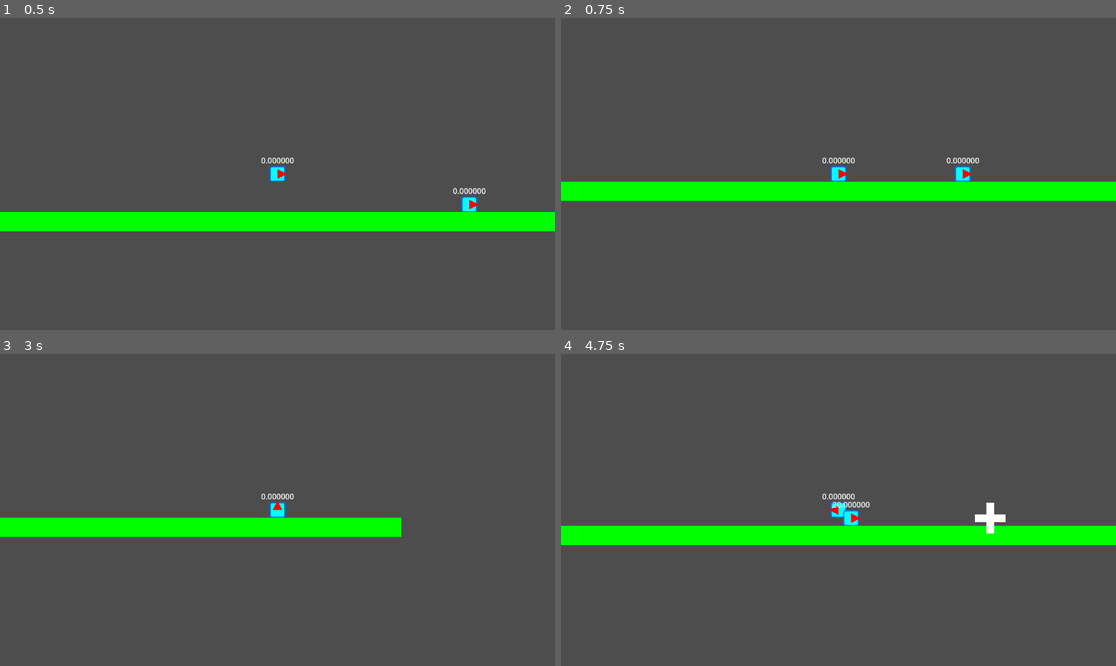
Above: before the commit, frames 1-4 (two rows, left to right).
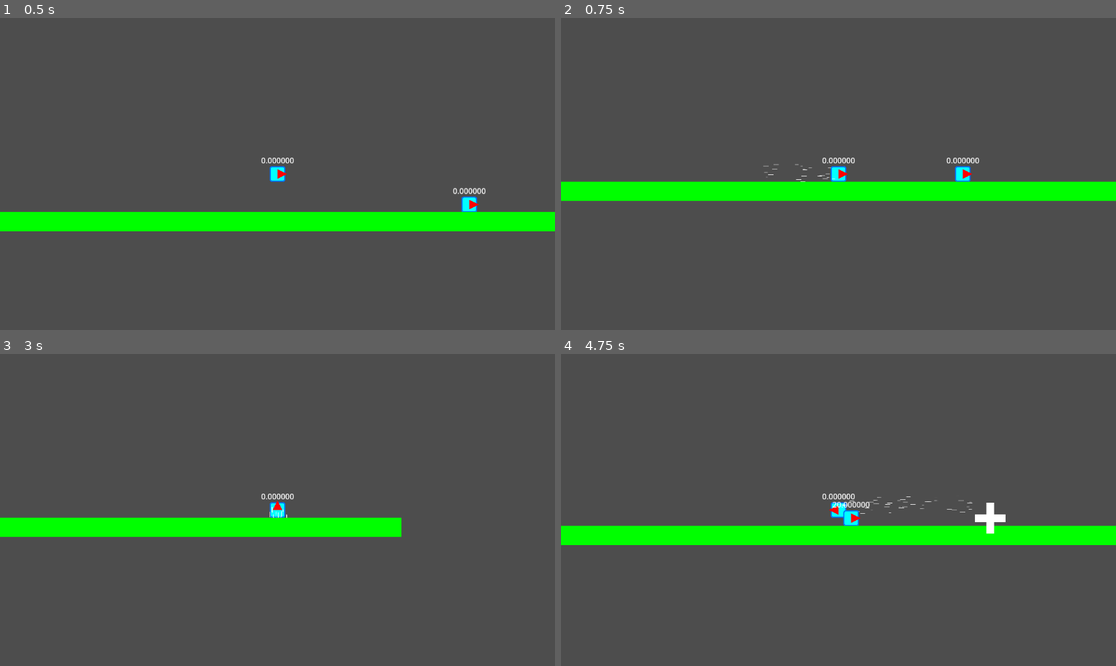
Above: after the commit, the same moments.

Repository: clemetayer/PlatformFighterThing
Game: Godot game, scene res://Scenes/Levels/sandbox.tscn
Two runs of this game, one before a commit and one after it. Both use one fixed random seed, a clock stepped at 60 frames per second and the inputs below. The project has no main scene, so this scene is started directly.
Inputs (mouse positions are in pixels of both pictures, inside the frame that each line leads up to):
- Up to frame 1 (0.5 s): no input
- Up to frame 2 (0.75 s): move the mouse to (960, 158) at 0.52 s; hold D (right) from 0.53 s (still down); tap Shift (movement_bonus) at 0.6 s
- Up to frame 3 (3 s): tap Space (jump) at 0.77, 1.52 s; right-click (399, 494) at 0.8 s; move the mouse to (166, 525) at 1.27 s; release D (right) at 1.28 s; hold S (down) 1.28-2.03 s; right-click (166, 525) at 1.35 s; tap Shift (movement_bonus) at 1.55, 2.85 s; tap Enter at 2 s; move the mouse to (333, 441) at 2.02 s; hold D (right) 2.03-2.78 s; click (333, 441) at 2.1 s; right-click (333, 441) at 2.3 s; move the mouse to (249, 572) at 2.77 s; hold W (up) from 2.78 s (still down)
- Up to frame 4 (4.75 s): tap Space (jump) at 3.02, 3.77, 4.52 s; move the mouse to (1005, 556) at 3.52 s; release W (up) at 3.53 s; hold A (left) from 3.53 s (still down); right-click (1005, 556) at 3.6 s; move the mouse to (672, 463) at 4.27 s; tap E (powerup) at 4.35 s; tap Shift (movement_bonus) at 4.55 s

Frame 1 is identical in both runs. In frame 2, less than 0.1% of the frame differs, in the area x 36-50%, y 46-53%; in frame 3, less than 0.1%; in frame 4, less than 0.1%, in the area x 50-75%, y 45-52%.

Commit message:
added some dash particles

Diff:
--- a/Scenes/Movement/MovementBonusDash/movement_bonus_dash.gd
+++ b/Scenes/Movement/MovementBonusDash/movement_bonus_dash.gd
@@ -1,5 +1,6 @@
 extends MovementBonusBase
 # Simple dash as a movement bonus
+# FIXME : by shooting, then dashing, then parrying, you can parry your own bullet, but this can be a feature, it is kind of cool
 
 ##### SIGNALS #####
 # Node signals
@@ -24,7 +25,8 @@
 
 #==== ONREADY ====
 @onready var onready_paths := {
-	"reload_timer":$"ReloadDashTimer"
+	"reload_timer":$"ReloadDashTimer",
+	"dash_particles":$"DashParticles"
 }
 
 ##### PROCESSING #####
@@ -41,6 +43,7 @@
 	if ActionHandlerBase.is_just_active(state) and _dashes_available > 0:
 		player.velocity = player.direction.normalized() * DASH_VELOCITY
 		_dashes_available -= 1
+		_emit_particles()
 		if onready_paths.reload_timer.is_stopped():
 			onready_paths.reload_timer.start()
 
@@ -53,6 +56,13 @@
 func _print_dashes_available() -> void:
 	print("dashes available = %d" % _dashes_available)
 
+func _emit_particles() -> void:
+	var particles_dir = Vector3(-player.direction.normalized().x, -player.direction.normalized().y,0)
+	onready_paths.dash_particles.process_material.angle_min = rad_to_deg(-player.direction.normalized().angle())
+	onready_paths.dash_particles.process_material.angle_max = rad_to_deg(-player.direction.normalized().angle())
+	onready_paths.dash_particles.process_material.direction = particles_dir
+	onready_paths.dash_particles.emitting = true
+
 ##### SIGNAL MANAGEMENT #####
 func _on_reload_dash_timer_timeout():
 	_dashes_available += 1
--- a/Scenes/Movement/MovementBonusDash/movement_bonus_dash.tscn
+++ b/Scenes/Movement/MovementBonusDash/movement_bonus_dash.tscn
@@ -1,9 +1,40 @@
-[gd_scene load_steps=2 format=3 uid="uid://cj7gldqg3okbr"]
+[gd_scene load_steps=6 format=3 uid="uid://cj7gldqg3okbr"]
 
 [ext_resource type="Script" path="res://Scenes/Movement/MovementBonusDash/movement_bonus_dash.gd" id="1_eshou"]
+[ext_resource type="Texture2D" uid="uid://1ae44nsbdmls" path="res://Scenes/Player/DashParticleEffect.png" id="2_sfgmm"]
 
-[node name="MovementBonusDash" type="Node"]
+[sub_resource type="Gradient" id="Gradient_padwn"]
+colors = PackedColorArray(1, 1, 1, 1, 1, 1, 1, 0)
+
+[sub_resource type="GradientTexture1D" id="GradientTexture1D_yarqm"]
+gradient = SubResource("Gradient_padwn")
+
+[sub_resource type="ParticleProcessMaterial" id="ParticleProcessMaterial_khawp"]
+particle_flag_disable_z = true
+emission_shape = 3
+emission_box_extents = Vector3(20, 20, 20)
+direction = Vector3(-1, 0, 0)
+spread = 0.0
+initial_velocity_min = 200.0
+initial_velocity_max = 400.0
+gravity = Vector3(0, 0, 0)
+damping_min = 100.0
+damping_max = 100.0
+scale_min = 0.05
+scale_max = 0.05
+color_ramp = SubResource("GradientTexture1D_yarqm")
+
+[node name="MovementBonusDash" type="Node2D"]
 script = ExtResource("1_eshou")
+
+[node name="DashParticles" type="GPUParticles2D" parent="."]
+emitting = false
+amount = 64
+process_material = SubResource("ParticleProcessMaterial_khawp")
+texture = ExtResource("2_sfgmm")
+lifetime = 0.5
+one_shot = true
+explosiveness = 0.64
 
 [node name="ReloadDashTimer" type="Timer" parent="."]
 one_shot = true
--- a/Scenes/Movement/movement_bonus_base.gd
+++ b/Scenes/Movement/movement_bonus_base.gd
@@ -1,4 +1,4 @@
-extends Node
+extends Node2D
 class_name MovementBonusBase
 # Base class for movement bonuses (literally does nothing here)
 
--- a/Scenes/Player/player.tscn
+++ b/Scenes/Player/player.tscn
@@ -5,6 +5,9 @@
 [ext_resource type="Texture2D" uid="uid://btcmiq31qee7d" path="res://Scenes/Player/CharacterBody.png" id="2_pi5cj"]
 [ext_resource type="Texture2D" uid="uid://dy0q7mppvj7j1" path="res://Scenes/Player/CharacterOutline.png" id="3_b0wk1"]
 [ext_resource type="Script" path="res://Scenes/Player/AnimationPlayer.gd" id="5_b3kqx"]
+
+[sub_resource type="RectangleShape2D" id="RectangleShape2D_fylq6"]
+size = Vector2(32, 32)
 
 [sub_resource type="RectangleShape2D" id="RectangleShape2D_7ohtq"]
 size = Vector2(250, 250)
@@ -71,13 +74,14 @@
 "parry": SubResource("Animation_vhsup")
 }
 
-[sub_resource type="RectangleShape2D" id="RectangleShape2D_fylq6"]
-size = Vector2(32, 32)
-
 [node name="Player" type="CharacterBody2D" groups=["player"]]
 collision_layer = 2
 collision_mask = 5
 script = ExtResource("1_b1dbg")
+
+[node name="CollisionShape2D" type="CollisionShape2D" parent="."]
+visible = false
+shape = SubResource("RectangleShape2D_fylq6")
 
 [node name="ParryArea" type="Area2D" parent="."]
 collision_layer = 2
@@ -133,10 +137,6 @@
 }
 script = ExtResource("5_b3kqx")
 
-[node name="CollisionShape2D" type="CollisionShape2D" parent="."]
-visible = false
-shape = SubResource("RectangleShape2D_fylq6")
-
 [node name="UsePowerupCooldown" type="Timer" parent="."]
 wait_time = 3.0
 one_shot = true
Binary file added: Scenes/Player/DashParticleEffect.png
Not shown, added: Scenes/Player/DashParticleEffect.png.import
Not shown, added: Misc/Krita/DashParticleEffect.kra
